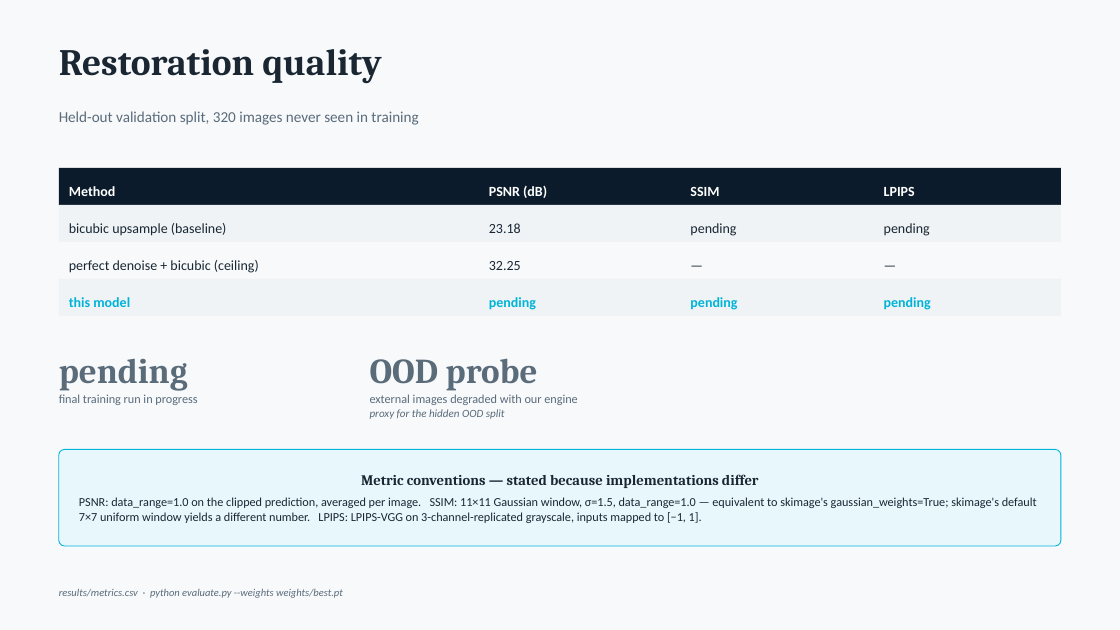
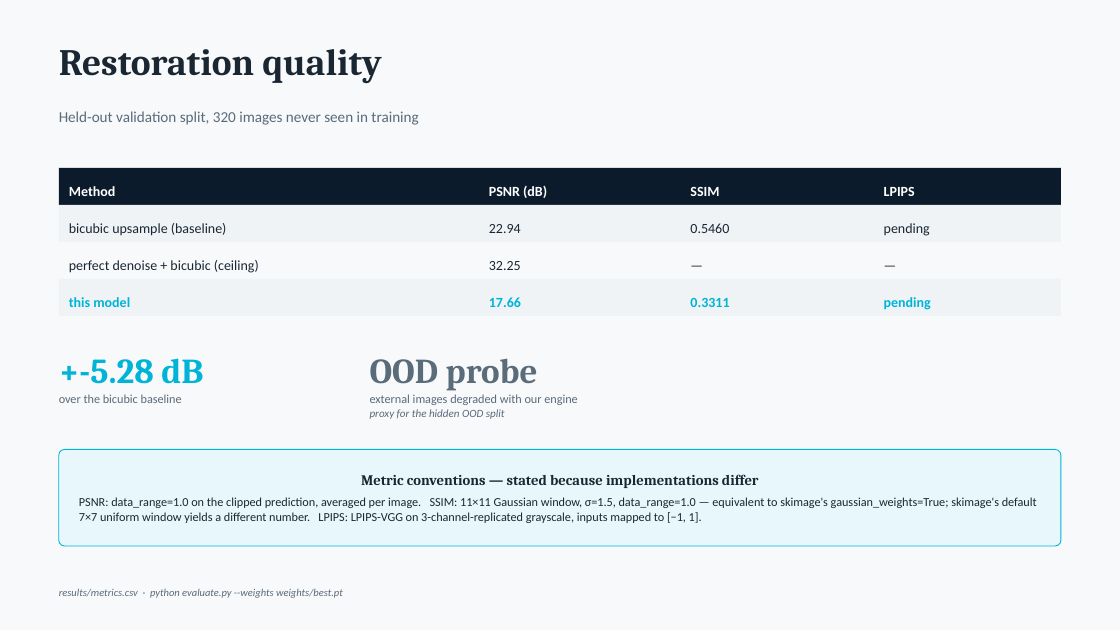
Before and after one commit to 23f2001033/kla-restore, a slide deck: slide 9 of solution_presentation.pptx. Drawn at 1120x630 pixels with LibreOffice and Linux fonts; fonts in the diff are those of the drawing. Boxes give left, top, right and bottom in pixels: in the first picture for what was removed or moved away, otherwise in the second. Text is boxed around its words. In the diff, an @@ line names an element or a change of style, - is before the commit and + after.

```diff
--- a/solution_presentation.pptx
+++ b/solution_presentation.pptx
@@ text at (x1=489, y1=224, x2=521, y2=233): text changed @@
-23.18
+22.94
@@ text at (x1=690, y1=223, x2=729, y2=233): text changed @@
-pending
+0.5460
@@ text at (x1=489, y1=297, x2=521, y2=307): text changed @@
-pending
+17.66
@@ text at (x1=690, y1=298, x2=729, y2=307): text changed @@
-pending
+0.3311
@@ text at (x1=59, y1=358, x2=203, y2=403): text changed @@
-pending
-final training run in progress
++-5.28 dB
+over the bicubic baseline
```
Also in this commit, not shown: 2 other slides changed, 4 other files.
